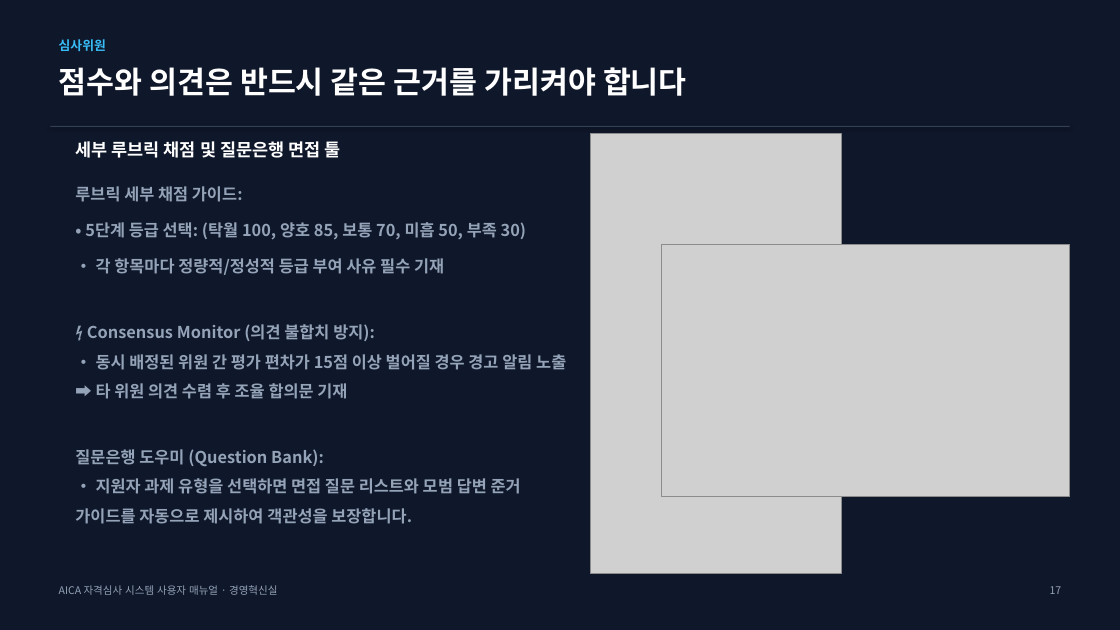
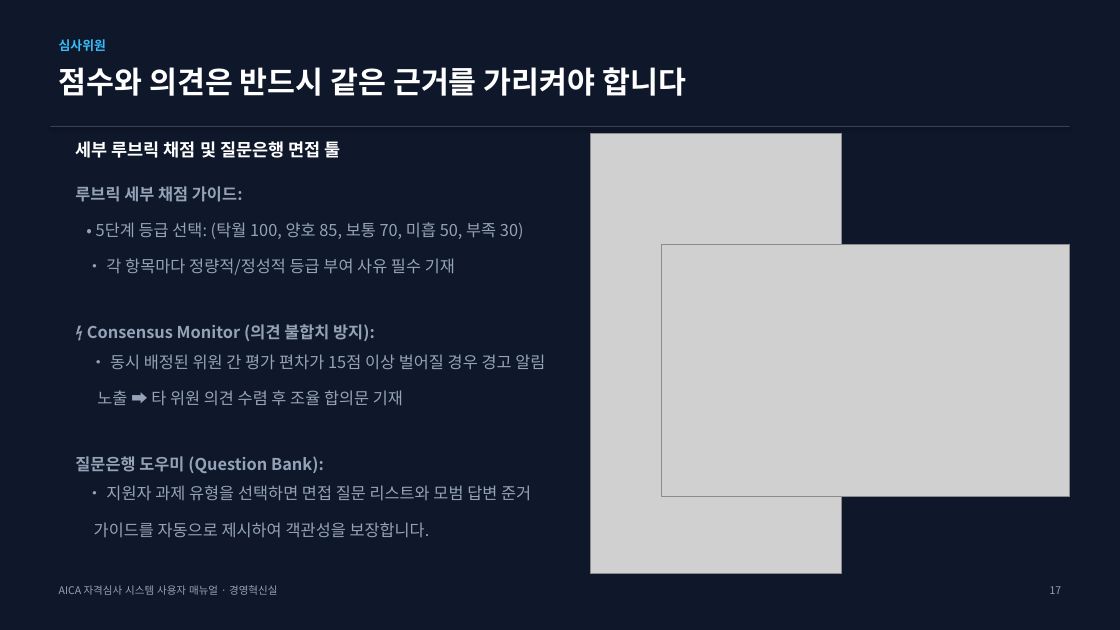
Before and after one commit to teckyun73/AICA_COMPETENCY, a slide deck: slide 17 of AICA_System_User_Manual_dwlee.pptx. Drawn at 1120x630 pixels with LibreOffice and Linux fonts; fonts in the diff are those of the drawing; grey boxes stand for pictures. Boxes give left, top, right and bottom in pixels: in the first picture for what was removed or moved away, otherwise in the second. Text is boxed around its words. In the diff, an @@ line names an element or a change of style, - is before the commit and + after.

```diff
--- a/AICA_System_User_Manual_dwlee.pptx
+++ b/AICA_System_User_Manual_dwlee.pptx
@@ text at [96, 222, 524, 275]: bold off in "• 5단계 등급 선택: (탁월 100, 양호 ...", "• 각 항목마다 정량적/정성적 등급 부여 사유 ..." @@
@@ text at [97, 354, 545, 405]: text changed; bold off @@
-• 동시 배정된 위원 간 평가 편차가 15점 이상 벌어질 경우 경고 알림 노출 ➡️ 타 위원 의견 수렴 후 조율 합의문 기재
+• 동시 배정된 위원 간 평가 편차가 15점 이상 벌어질 경우 경고 알림
+노출 ➡️ 타 위원 의견 수렴 후 조율 합의문 기재
@@ text at [94, 485, 531, 537]: text changed; bold off @@
-• 지원자 과제 유형을 선택하면 면접 질문 리스트와 모범 답변 준거 가이드를 자동으로 제시하여 객관성을 보장합니다.
+• 지원자 과제 유형을 선택하면 면접 질문 리스트와 모범 답변 준거
+가이드를 자동으로 제시하여 객관성을 보장합니다.
```
Also in this commit, not shown: 14 other slides changed, 3 other files.
